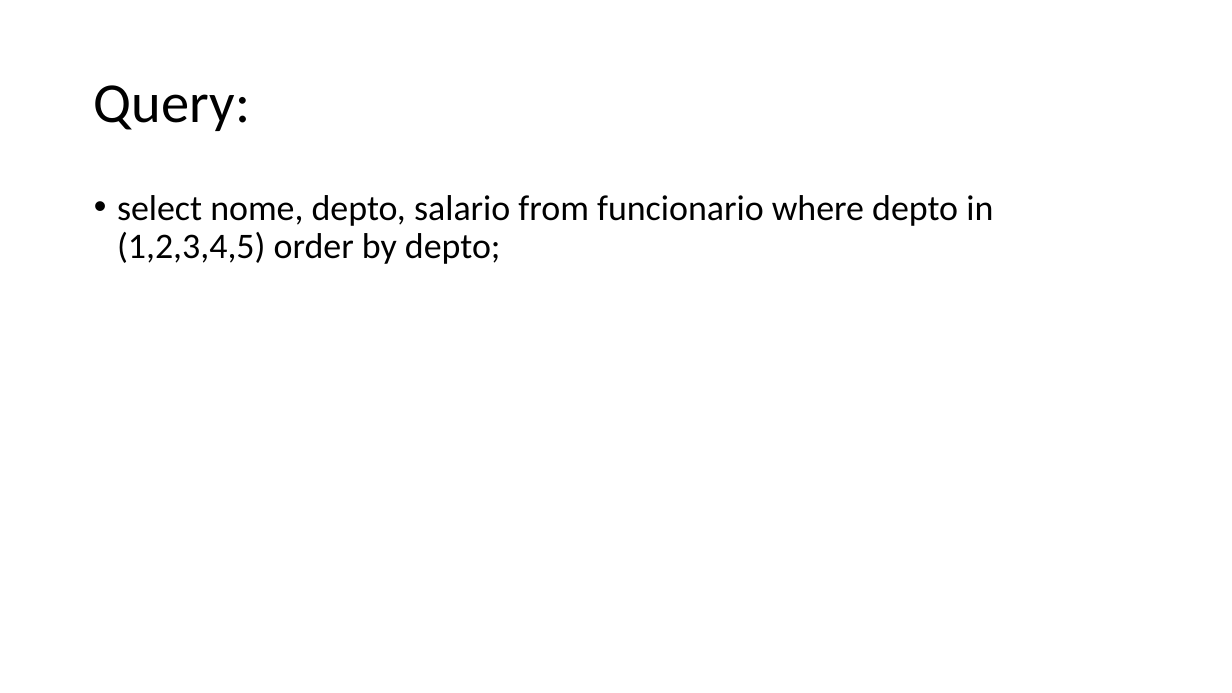
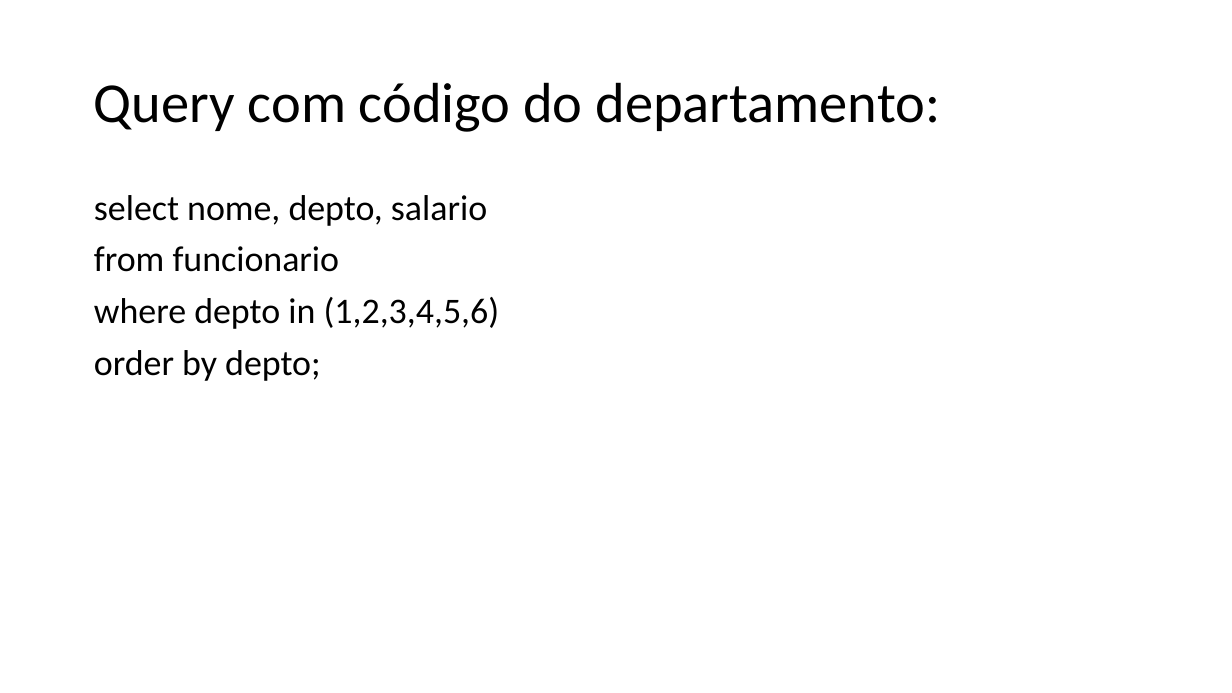
Before and after one commit to dourivaljunior/Curso-de-mySQL, a slide deck: slide 63 of Curso dev full stack aula mysql 03.pptx (slide 29 before the commit). Drawn at 1232x693 pixels with LibreOffice and Linux fonts; fonts in the diff are those of the drawing. Boxes give left, top, right and bottom in pixels: in the first picture for what was removed or moved away, otherwise in the second. Text is boxed around its words. In the diff, an @@ line names an element or a change of style, - is before the commit and + after.

```diff
--- a/Curso dev full stack aula mysql 03.pptx
+++ b/Curso dev full stack aula mysql 03.pptx
@@ title at <box>94,82,940,132</box>: text changed @@
-Query:
+Query com código do departamento:
@@ text at <box>94,195,500,381</box>: text changed @@
-• select nome, depto, salario from funcionario where depto in (1,2,3,4,5) order by depto;
+select nome, depto, salario
+from funcionario
+where depto in (1,2,3,4,5,6)
+order by depto;
```
Also in this commit, not shown: 32 other slides changed, 47 slides added, 4 other files.
